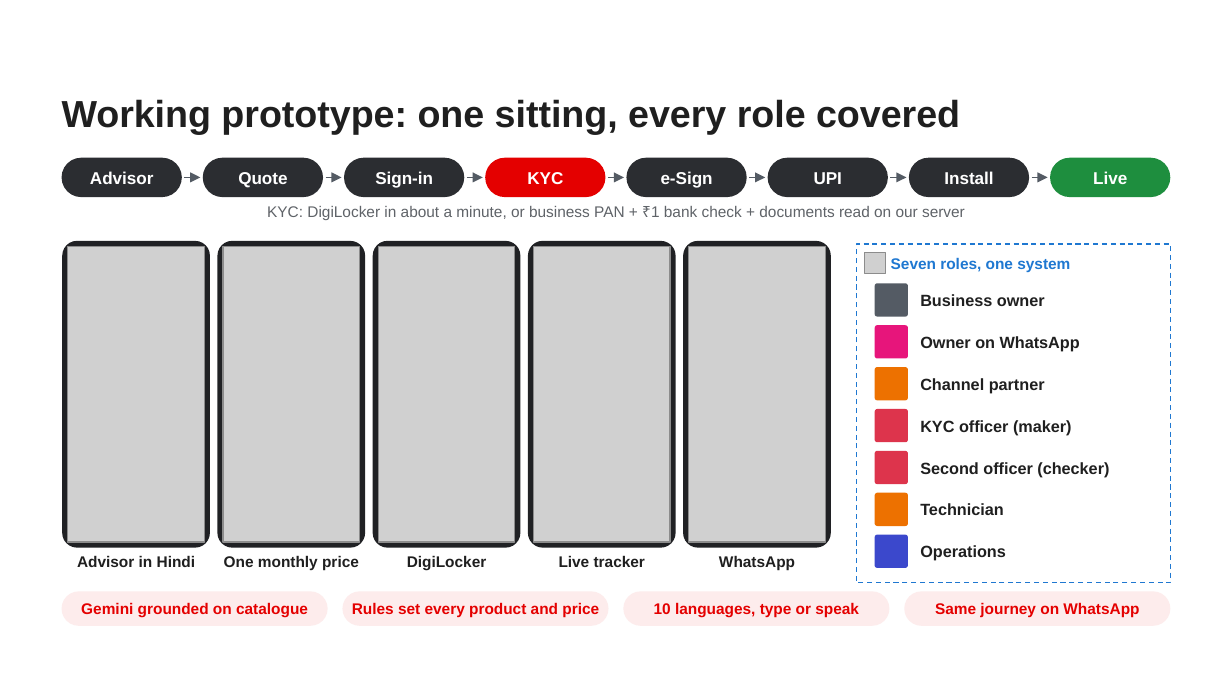
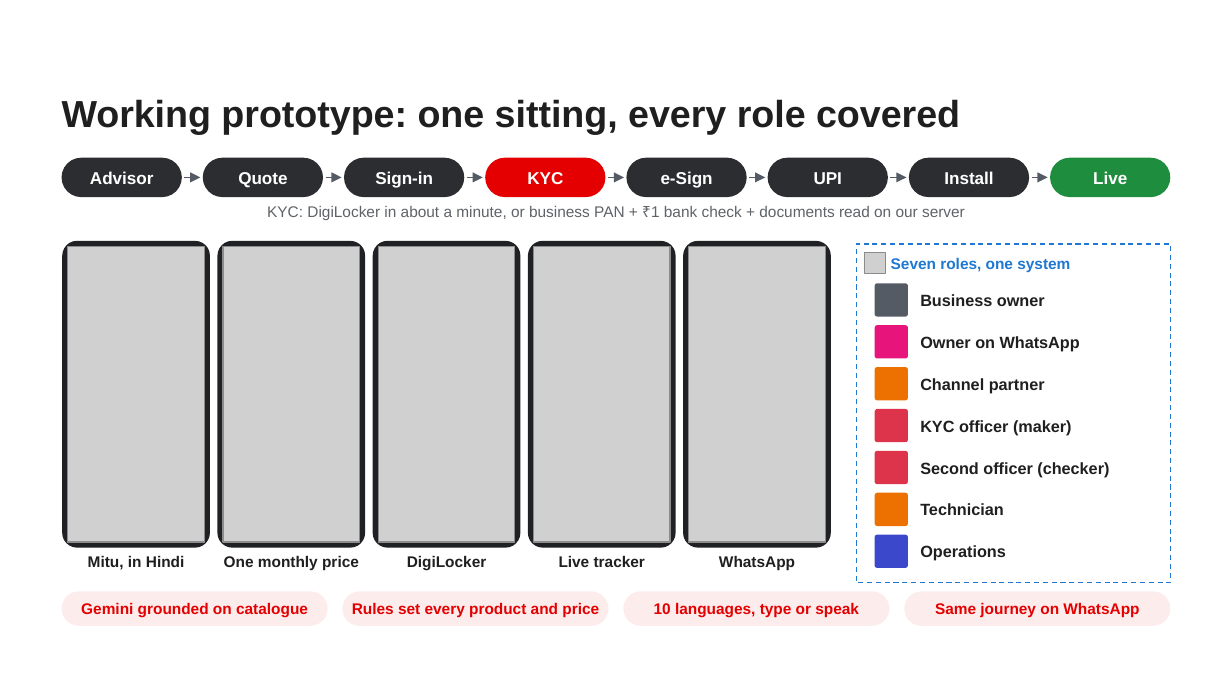
Before and after one commit to dSAxmonis/airtel_sync_digital, a slide deck: slide 3 of submission/deck/Udyam_Digital_Submission_7_Slides.pptx. Drawn at 1232x693 pixels with LibreOffice and Linux fonts; fonts in the diff are those of the drawing; grey boxes stand for pictures; background and template pictures are left out. Boxes give left, top, right and bottom in pixels: in the first picture for what was removed or moved away, otherwise in the second. Text is boxed around its words. In the diff, an @@ line names an element or a change of style, - is before the commit and + after.

```diff
--- a/submission/deck/Udyam_Digital_Submission_7_Slides.pptx
+++ b/submission/deck/Udyam_Digital_Submission_7_Slides.pptx
@@ text at box(88, 555, 184, 570): text changed @@
-Advisor in Hindi
+Mitu, in Hindi
```
Also in this commit, not shown: 1 other slide changed, 26 other files.
